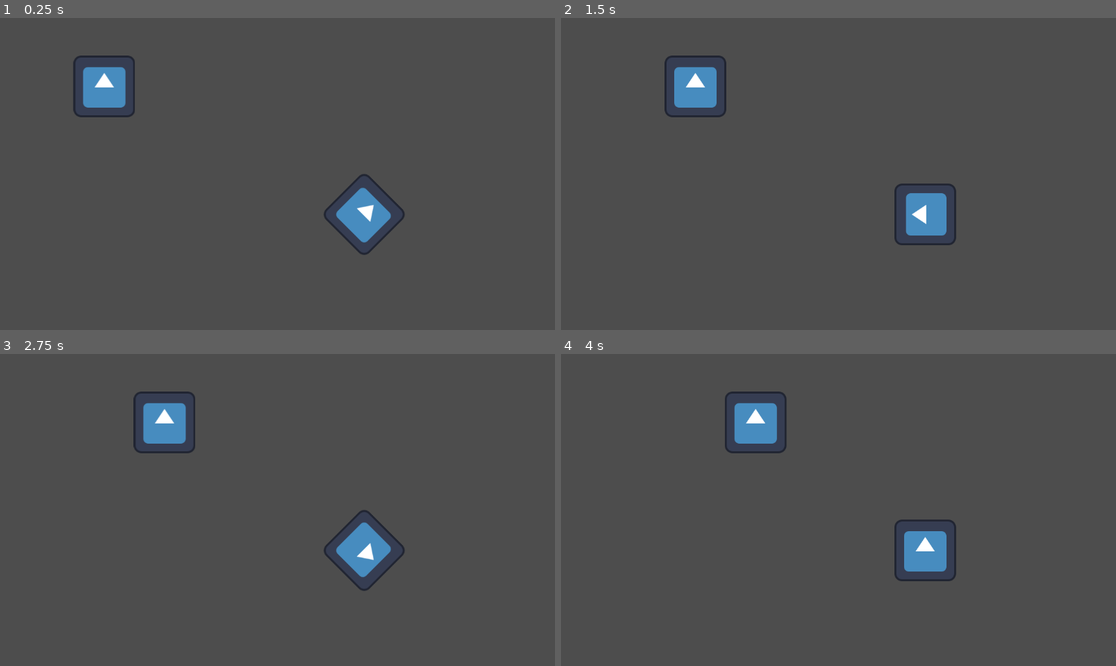
Above: before the commit, frames 1-4 (two rows, left to right).
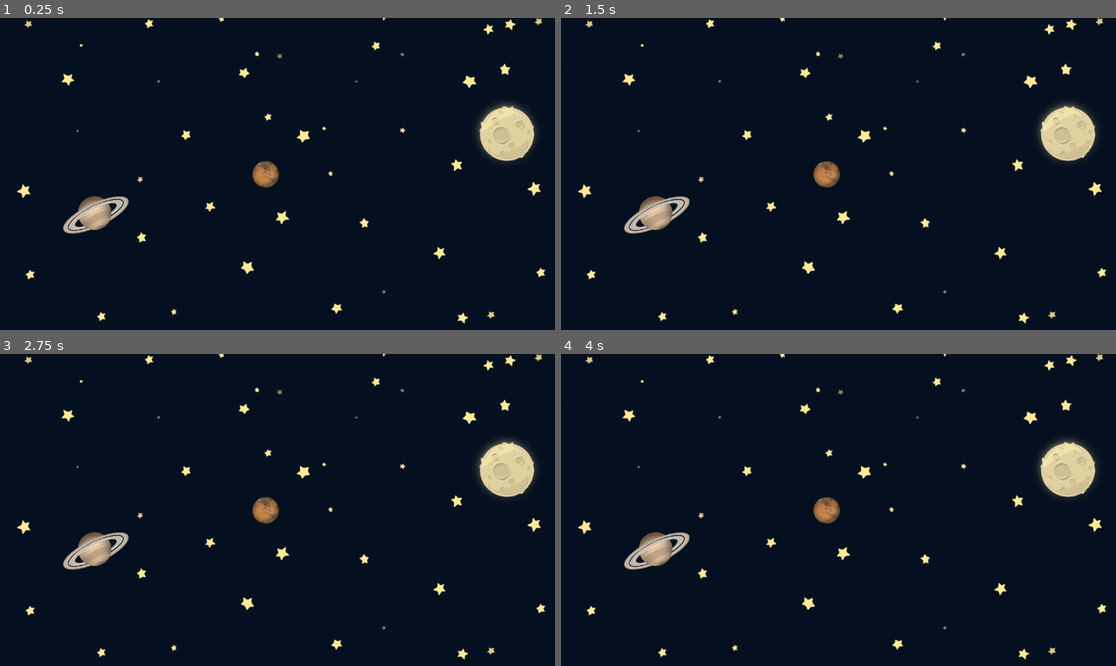
Above: after the commit, the same moments.

Repository: Peter-Pander/GemCatcher
Game: Godot game, scene res://Scenes/Game.tscn
Same seed, same stepped clock (60 frames per second), same inputs: the game is played once before the commit and once after it. Before the commit the project starts from res://Scenes/Test/Test.tscn. The engine's default icon, where the game draws it, is replaced by a stand-in: a white triangle on a blue panel in a dark square.
Inputs:
- Up to frame 1 (0.25 s): no input
- Up to frame 2 (1.5 s): no input
- Up to frame 3 (2.75 s): no input
- Up to frame 4 (4 s): no input

The runs differ from the first frame. In frame 1, 100% of the frame differs, in the area x 0-100%, y 0-100%; in frame 2, 100%; in frame 3, 100%; in frame 4, 100%.

Commit message:
Add Game scene

Diff:
--- /dev/null
+++ b/Scenes/Game.tscn
@@ -0,0 +1,10 @@
+[gd_scene load_steps=2 format=3 uid="uid://u3xuua0y58te"]
+
+[ext_resource type="Texture2D" uid="uid://dvqs3sfoq1uoa" path="res://assets/GameBg.png" id="1_iukft"]
+
+[node name="Game" type="Node2D"]
+
+[node name="Sprite2D" type="Sprite2D" parent="."]
+position = Vector2(586, 330)
+scale = Vector2(0.65, 0.65)
+texture = ExtResource("1_iukft")
--- a/project.godot
+++ b/project.godot
@@ -11,7 +11,7 @@
 [application]
 
 config/name="GemCatcher"
-run/main_scene="uid://defohde4epcbk"
+run/main_scene="uid://u3xuua0y58te"
 config/features=PackedStringArray("4.4", "Mobile")
 config/icon="res://icon.svg"
 
